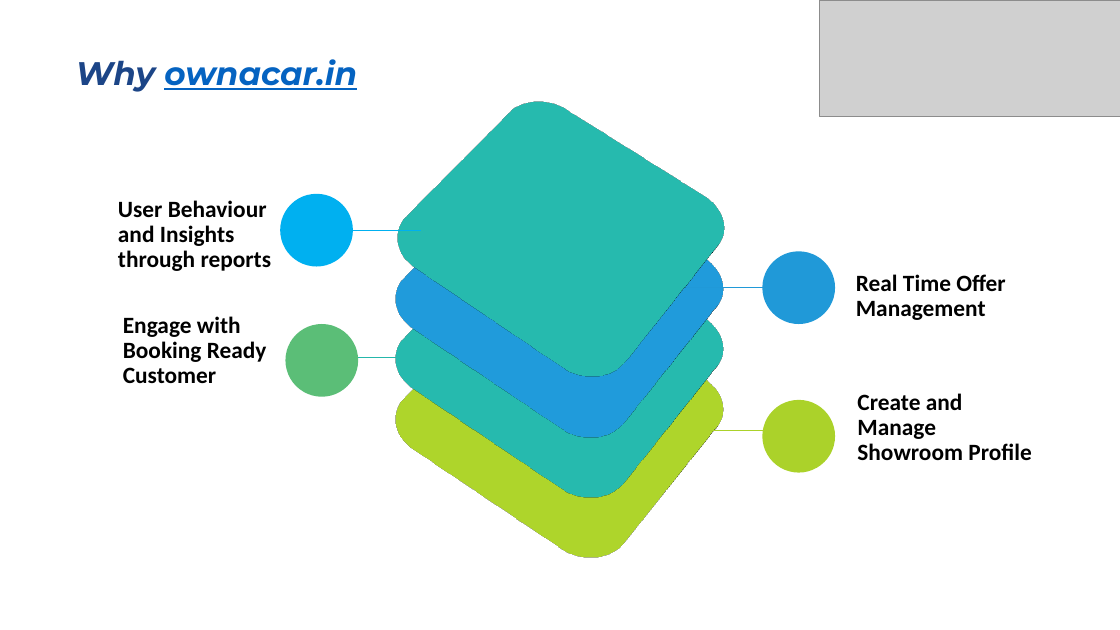
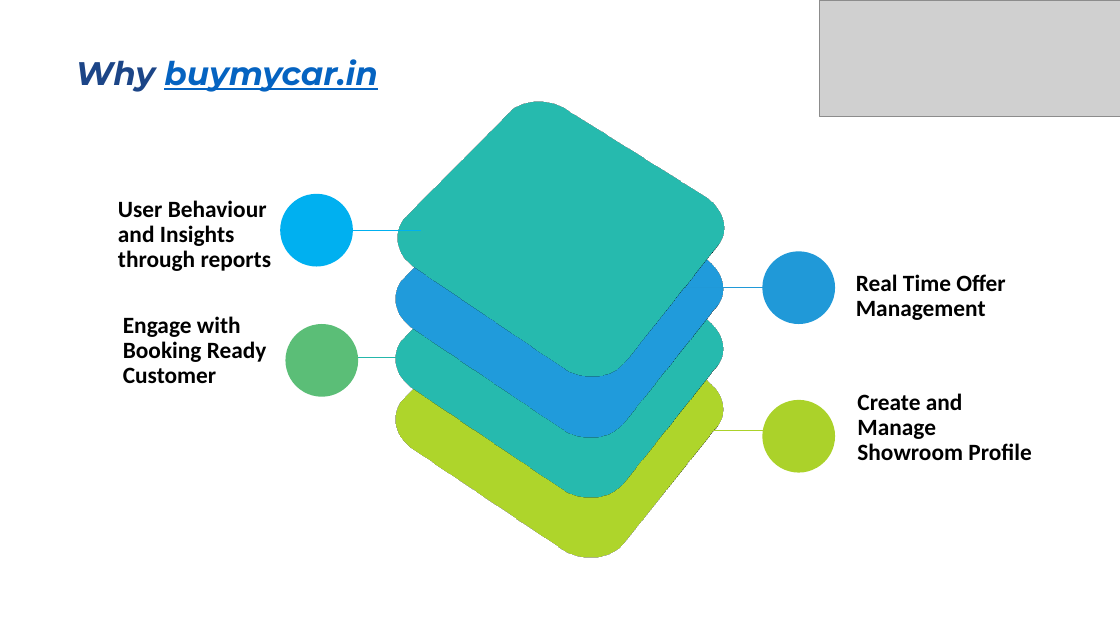
Before and after one commit to venkatesh-prasad-au16/unfinished-work, a slide deck: slide 3 of PPT/FInal/Buy My Car/BuyMyCar.pptx. Drawn at 1120x630 pixels with LibreOffice and Linux fonts; fonts in the diff are those of the drawing; grey boxes stand for pictures. Boxes give left, top, right and bottom in pixels: in the first picture for what was removed or moved away, otherwise in the second. Text is boxed around its words. In the diff, an @@ line names an element or a change of style, - is before the commit and + after.

```diff
--- a/PPT/FInal/Buy My Car/BuyMyCar.pptx
+++ b/PPT/FInal/Buy My Car/BuyMyCar.pptx
@@ text at <box>76,59,378,92</box>: text changed @@
-Why ownacar.in
+Why buymycar.in
```
Also in this commit, not shown: 2 other slides changed, 2 other files.
